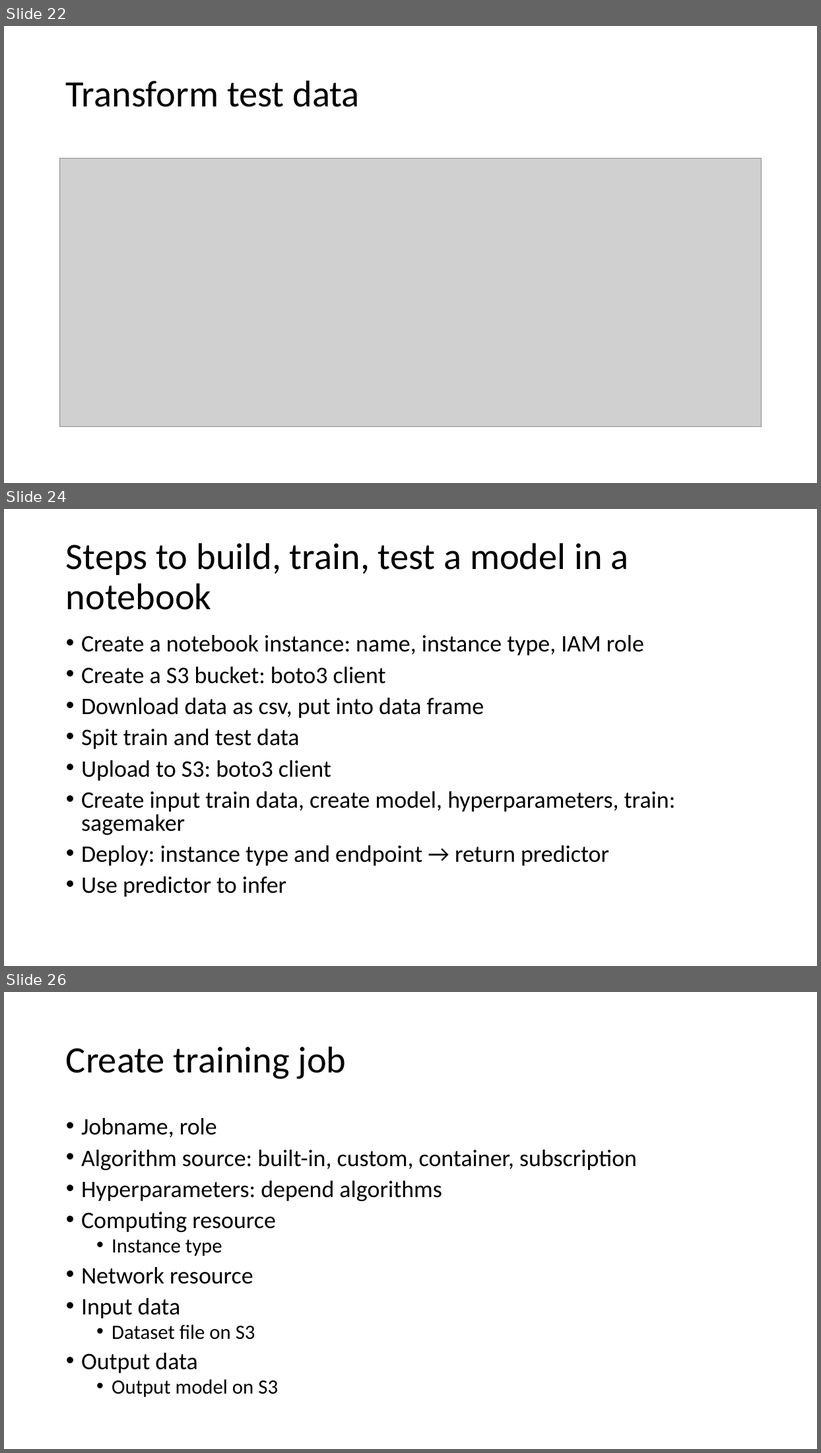
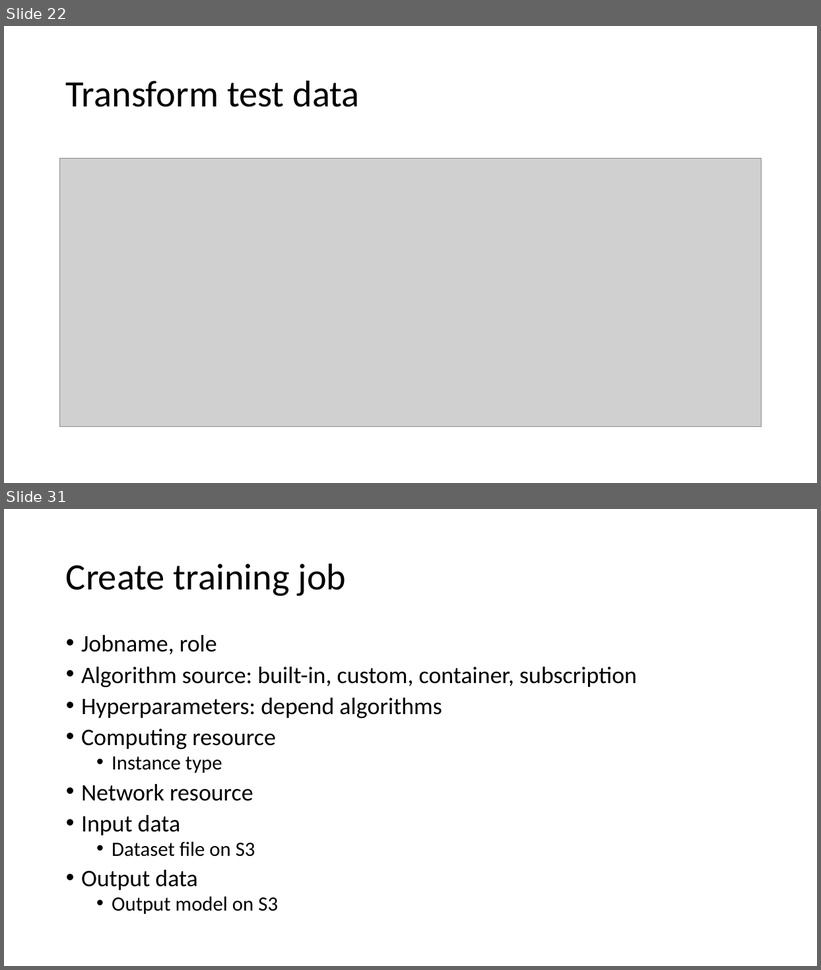
Before and after one commit to xuan0802/iot_slide, a slide deck: IoT analytics.pptx. Shown one above the other, each under a label of ours: slides 22, 24 and 26 before the commit, slides 22 and 31 after it; the slides between them are not shown. The pictures are 821x1453 and 821x970 pixels, drawn with LibreOffice and Linux fonts; fonts in the diff are those of the drawing; grey boxes stand for pictures. Boxes give left, top, right and bottom in pixels: in the first picture for what was removed or moved away, otherwise in the second. Text is boxed around its words. In the diff, an @@ line names an element or a change of style, - is before the commit and + after.

Commit message:
update sagemaker

```diff
--- a/IoT analytics.pptx
+++ b/IoT analytics.pptx
@@ slide 24 removed at (4,509,817,966), background #FFFFFF @@
@@ title removed at (66,543,629,610) @@
-Steps to build, train, test a model in a notebook
@@ text removed at (81,635,676,897) @@
-• Create a notebook instance: name, instance type, IAM role
-• Create a S3 bucket: boto3 client
-• Download data as csv, put into data frame
-• Spit train and test data
-• Upload to S3: boto3 client
-• Create input train data, create model, hyperparameters, train: sagemaker
-• Deploy: instance type and endpoint → return predictor
-• Use predictor to infer
@@ what was slide 26 is now slide 31 @@
```
Also in this commit, not shown: 2 slides changed, 10 slides added, 1 other slide removed.
